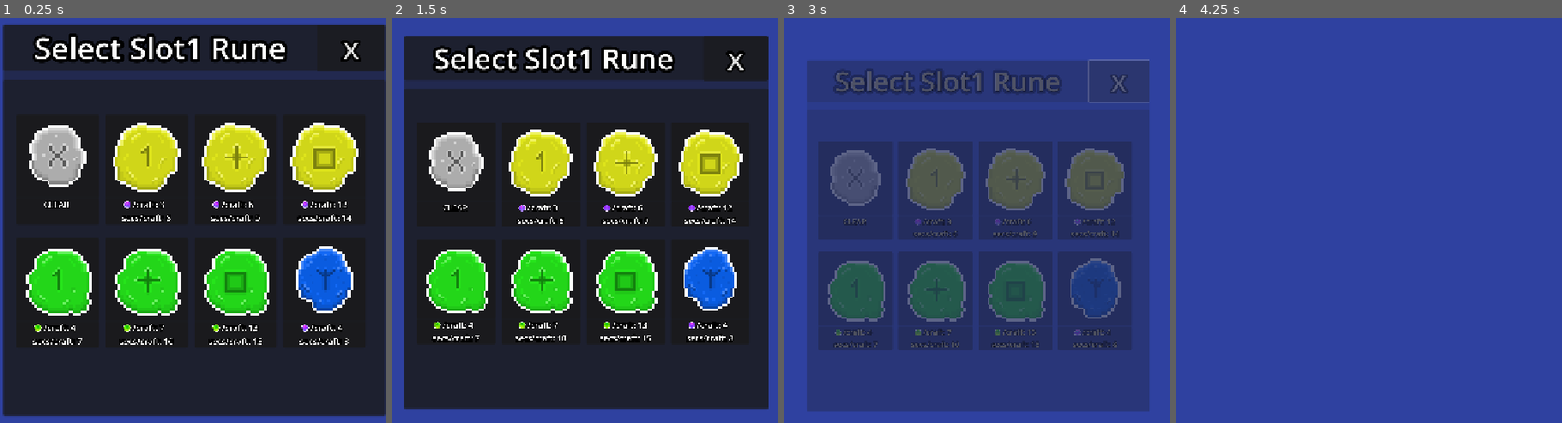
Above: before the commit, frames 1-4 (left to right).
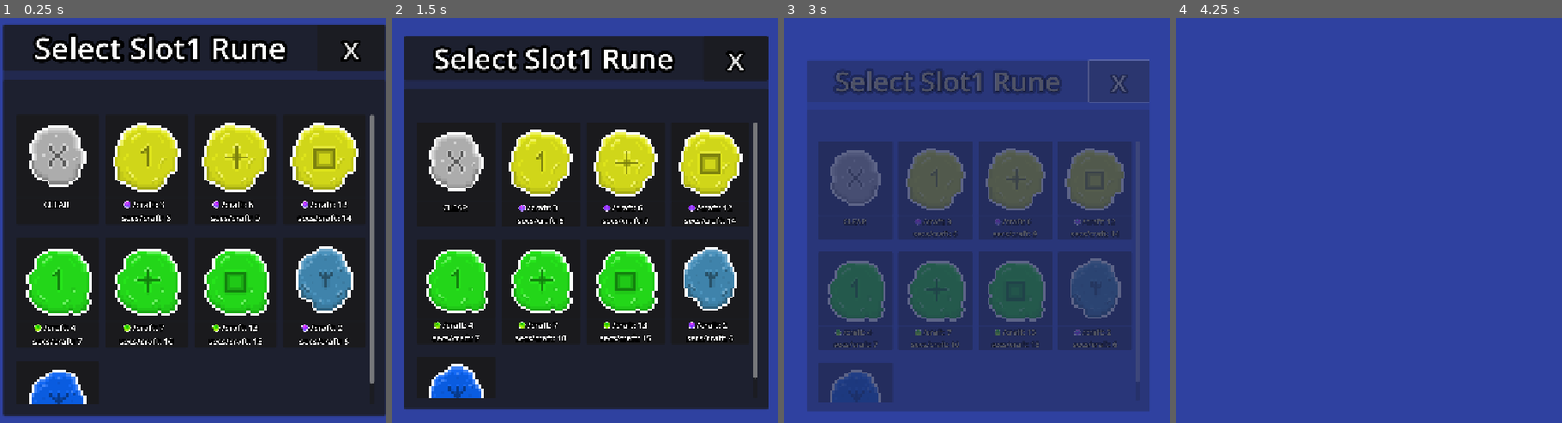
Above: after the commit, the same moments.

Repository: Nano95/project_RUNES
Game: Godot game, scene res://Scenes/OfflineRuneSelectionPanel.tscn
Two runs of this game, one before a commit and one after it. Both use one fixed random seed, a clock stepped at 60 frames per second and the inputs below. This scene is started directly instead of the project's main scene.
Inputs (mouse positions are in pixels of both pictures, inside the frame that each line leads up to):
- Up to frame 1 (0.25 s): no input
- Up to frame 2 (1.5 s): click (453, 175) at 0.52 s; click (453, 175) at 1.27 s
- Up to frame 3 (3 s): click (845, 175) at 2.02 s; click "x" at 2.75 s
- Up to frame 4 (4.25 s): tap Enter at 3.5 s

The runs differ from the first frame. In frame 1, 3.5% of the frame differs, in the area x 7-98%, y 23-96%; in frame 2, 3.1%; in frame 3, 1.2%; in frame 4, nothing differs.
Error in both runs: Invalid access to property or key 'game_data' on a base object of type 'Nil'. (res://Scripts/OfflineRunesSelectionPanel.gd:32)

Commit message:
Poison added and new healing rune

Diff:
--- a/Scenes/RuneAnimation.tscn
+++ b/Scenes/RuneAnimation.tscn
@@ -1,82 +1,65 @@
-[gd_scene load_steps=37 format=3 uid="uid://d2g2e823fkk04"]
+[gd_scene load_steps=32 format=3 uid="uid://d2g2e823fkk04"]
 
 [ext_resource type="Script" uid="uid://bo0ds2kjs8dux" path="res://Scripts/RuneAnimation.gd" id="1_h5b0l"]
 [ext_resource type="Texture2D" uid="uid://64bw7b0rb4xm" path="res://Sprites/animations/EXPLOSION_2_SS.png" id="2_8ilhm"]
-[ext_resource type="Texture2D" uid="uid://b8e3hk7sktu0b" path="res://Sprites/animations/magic_explosion.png" id="2_68aoj"]
-[ext_resource type="Texture2D" uid="uid://cfvd668rxbe48" path="res://Sprites/animations/magic_explosion_2.png" id="3_68aoj"]
+[ext_resource type="Texture2D" uid="uid://bg31s6oacmyfs" path="res://Sprites/animations/earth_explosion.png" id="3_68aoj"]
 [ext_resource type="Texture2D" uid="uid://bwkrimx3od3f5" path="res://Sprites/animations/magic_explosion3.png" id="4_uk4y1"]
 
+[sub_resource type="AtlasTexture" id="AtlasTexture_vi048"]
+atlas = ExtResource("4_uk4y1")
+region = Rect2(0, 0, 40, 40)
+
+[sub_resource type="AtlasTexture" id="AtlasTexture_00px0"]
+atlas = ExtResource("4_uk4y1")
+region = Rect2(0, 40, 40, 40)
+
+[sub_resource type="AtlasTexture" id="AtlasTexture_fvwnu"]
+atlas = ExtResource("4_uk4y1")
+region = Rect2(0, 80, 40, 40)
+
+[sub_resource type="AtlasTexture" id="AtlasTexture_yd2un"]
+atlas = ExtResource("4_uk4y1")
+region = Rect2(0, 120, 40, 40)
+
+[sub_resource type="AtlasTexture" id="AtlasTexture_1dxer"]
+atlas = ExtResource("4_uk4y1")
+region = Rect2(0, 160, 40, 40)
+
+[sub_resource type="AtlasTexture" id="AtlasTexture_po3jr"]
+atlas = ExtResource("4_uk4y1")
+region = Rect2(0, 200, 40, 40)
+
+[sub_resource type="AtlasTexture" id="AtlasTexture_rt2j4"]
+atlas = ExtResource("4_uk4y1")
+region = Rect2(0, 240, 40, 40)
+
 [sub_resource type="AtlasTexture" id="AtlasTexture_bvj6b"]
-atlas = ExtResource("2_68aoj")
-region = Rect2(0, 0, 40, 40)
+atlas = ExtResource("3_68aoj")
+region = Rect2(0, 0, 32, 32)
 
 [sub_resource type="AtlasTexture" id="AtlasTexture_p7brg"]
-atlas = ExtResource("2_68aoj")
-region = Rect2(0, 40, 40, 40)
+atlas = ExtResource("3_68aoj")
+region = Rect2(0, 32, 32, 32)
 
 [sub_resource type="AtlasTexture" id="AtlasTexture_3wy0o"]
-atlas = ExtResource("2_68aoj")
-region = Rect2(0, 80, 40, 40)
+atlas = ExtResource("3_68aoj")
+region = Rect2(0, 64, 32, 32)
 
 [sub_resource type="AtlasTexture" id="AtlasTexture_6mtyp"]
-atlas = ExtResource("2_68aoj")
-region = Rect2(0, 120, 40, 40)
+atlas = ExtResource("3_68aoj")
+region = Rect2(0, 96, 32, 32)
 
 [sub_resource type="AtlasTexture" id="AtlasTexture_tsw3d"]
-atlas = ExtResource("2_68aoj")
-region = Rect2(0, 160, 40, 40)
+atlas = ExtResource("3_68aoj")
+region = Rect2(0, 128, 32, 32)
 
 [sub_resource type="AtlasTexture" id="AtlasTexture_6dexv"]
 atlas = ExtResource("3_68aoj")
-region = Rect2(0, 0, 40, 40)
+region = Rect2(0, 160, 32, 32)
 
 [sub_resource type="AtlasTexture" id="AtlasTexture_q8iva"]
 atlas = ExtResource("3_68aoj")
-region = Rect2(0, 40, 40, 40)
-
-[sub_resource type="AtlasTexture" id="AtlasTexture_vcmdh"]
-atlas = ExtResource("3_68aoj")
-region = Rect2(0, 80, 40, 40)
-
-[sub_resource type="AtlasTexture" id="AtlasTexture_gr8h7"]
-atlas = ExtResource("3_68aoj")
-region = Rect2(0, 120, 40, 40)
-
-[sub_resource type="AtlasTexture" id="AtlasTexture_cbor1"]
-atlas = ExtResource("3_68aoj")
-region = Rect2(0, 160, 40, 40)
-
-[sub_resource type="AtlasTexture" id="AtlasTexture_iro5q"]
-atlas = ExtResource("3_68aoj")
-region = Rect2(0, 200, 40, 40)
-
-[sub_resource type="AtlasTexture" id="AtlasTexture_vi048"]
-atlas = ExtResource("4_uk4y1")
-region = Rect2(0, 0, 40, 40)
-
-[sub_resource type="AtlasTexture" id="AtlasTexture_00px0"]
-atlas = ExtResource("4_uk4y1")
-region = Rect2(0, 40, 40, 40)
-
-[sub_resource type="AtlasTexture" id="AtlasTexture_fvwnu"]
-atlas = ExtResource("4_uk4y1")
-region = Rect2(0, 80, 40, 40)
-
-[sub_resource type="AtlasTexture" id="AtlasTexture_yd2un"]
-atlas = ExtResource("4_uk4y1")
-region = Rect2(0, 120, 40, 40)
-
-[sub_resource type="AtlasTexture" id="AtlasTexture_1dxer"]
-atlas = ExtResource("4_uk4y1")
-region = Rect2(0, 160, 40, 40)
-
-[sub_resource type="AtlasTexture" id="AtlasTexture_po3jr"]
-atlas = ExtResource("4_uk4y1")
-region = Rect2(0, 200, 40, 40)
-
-[sub_resource type="AtlasTexture" id="AtlasTexture_rt2j4"]
-atlas = ExtResource("4_uk4y1")
-region = Rect2(0, 240, 40, 40)
+region = Rect2(0, 192, 32, 32)
 
 [sub_resource type="AtlasTexture" id="AtlasTexture_68aoj"]
 atlas = ExtResource("2_8ilhm")
@@ -130,49 +113,6 @@
 animations = [{
 "frames": [{
 "duration": 1.0,
-"texture": SubResource("AtlasTexture_bvj6b")
-}, {
-"duration": 1.0,
-"texture": SubResource("AtlasTexture_p7brg")
-}, {
-"duration": 1.0,
-"texture": SubResource("AtlasTexture_3wy0o")
-}, {
-"duration": 1.0,
-"texture": SubResource("AtlasTexture_6mtyp")
-}, {
-"duration": 1.0,
-"texture": SubResource("AtlasTexture_tsw3d")
-}],
-"loop": false,
-"name": &"magical",
-"speed": 12.0
-}, {
-"frames": [{
-"duration": 1.0,
-"texture": SubResource("AtlasTexture_6dexv")
-}, {
-"duration": 1.0,
-"texture": SubResource("AtlasTexture_q8iva")
-}, {
-"duration": 1.0,
-"texture": SubResource("AtlasTexture_vcmdh")
-}, {
-"duration": 1.0,
-"texture": SubResource("AtlasTexture_gr8h7")
-}, {
-"duration": 1.0,
-"texture": SubResource("AtlasTexture_cbor1")
-}, {
-"duration": 1.0,
-"texture": SubResource("AtlasTexture_iro5q")
-}],
-"loop": false,
-"name": &"magical2",
-"speed": 11.0
-}, {
-"frames": [{
-"duration": 1.0,
 "texture": SubResource("AtlasTexture_vi048")
 }, {
 "duration": 1.0,
@@ -194,8 +134,34 @@
 "texture": SubResource("AtlasTexture_rt2j4")
 }],
 "loop": false,
-"name": &"magical3",
+"name": &"arcane",
 "speed": 16.0
+}, {
+"frames": [{
+"duration": 1.0,
+"texture": SubResource("AtlasTexture_bvj6b")
+}, {
+"duration": 1.0,
+"texture": SubResource("AtlasTexture_p7brg")
+}, {
+"duration": 1.0,
+"texture": SubResource("AtlasTexture_3wy0o")
+}, {
+"duration": 1.0,
+"texture": SubResource("AtlasTexture_6mtyp")
+}, {
+"duration": 1.0,
+"texture": SubResource("AtlasTexture_tsw3d")
+}, {
+"duration": 1.0,
+"texture": SubResource("AtlasTexture_6dexv")
+}, {
+"duration": 1.0,
+"texture": SubResource("AtlasTexture_q8iva")
+}],
+"loop": false,
+"name": &"earth",
+"speed": 14.0
 }, {
 "frames": [{
 "duration": 1.0,
@@ -245,5 +211,6 @@
 [node name="AnimatedSprite2D" type="AnimatedSprite2D" parent="."]
 scale = Vector2(4, 4)
 sprite_frames = SubResource("SpriteFrames_bvj6b")
-animation = &"magical3"
+animation = &"earth"
+frame = 6
 frame_progress = 1.0
--- a/Scripts/DamageLabel.gd
+++ b/Scripts/DamageLabel.gd
@@ -1,6 +1,10 @@
 extends Control
 
-func show_label(amount: float) -> void:
+func show_label(amount: float, hex_color: String = "ff6969") -> void:
+
+	# Convert hex → Color
+	var color = Color("#" + hex_color)
+	$Label.self_modulate = color
 	z_index = 10
 	$Label.text = str("-", int(amount))
 
--- a/Scripts/GameController.gd
+++ b/Scripts/GameController.gd
@@ -177,7 +177,7 @@
 		main.game_data.total_run_monster_kills[monster.base.name] += 1
 	else:
 		main.game_data.total_run_monster_kills[monster.base.name] = 1
-
+	emit_signal("gained_exp", monster.base.exp_reward)
 	monsters.erase(monster)
 
 	# Remove from grid
@@ -186,7 +186,8 @@
 	roll_loot(monster.base)
 
 	var game_over = check_if_all_monsters_dead(false)
-	if (game_over): return
+	if (game_over): return # would adding the win game situation here cause it to happen too many times if multiple monsters die from poison at the same time?
+
 
 	# Update UI if needed
 	#game_ui.refresh_monster_data()
@@ -225,7 +226,6 @@
 func advance_turn():
 	if !game_is_active: return
 	prune_dead_monsters()
-	if check_if_all_monsters_dead(true): return
 	runes_used += 1
 		# Data
 	main.game_data.runes_used += 1
@@ -256,12 +256,20 @@
 
 	# 5. Apply elite attacks that fire this turn
 	for monster in monsters:
+		# 5A. Status effects tick here
+		monster.process_status_effect()
+		# If poison killed the monster, skip its attack
+		if (monster.current_hp <= 0): continue
 		if monster.is_elite_or_boss():
 			if monster.individual_turns_left <= 0:
 				take_damage(monster.current_power)
 				monster.individual_turns_left = monster.base.attack_speed
 
 		monster.update_individual_atk_label()
+	# Check victory after poison ticks from process_status_effect
+	prune_dead_monsters()
+	if check_if_all_monsters_dead(true):
+		return
 
 	# 6. Recalculate preview AFTER attacks resolve (optional but clean)
 	next_attack = calculate_next_incoming_attack()
@@ -406,7 +414,6 @@
 	if (!game_is_active): return
 	if (!main.game_data.rune_inv.get(selected_rune.name)): return
 	if (!focus_check(selected_rune)): return # This check must go after checking for inventory! Otherwise focus is subtracted when we dont have enough
-	print("main.game_data.rune_inv.get(selected_rune.name) ", main.game_data.rune_inv.get(selected_rune.name))
 	# Here is now where we have to subtract and make checks for focus used
 	match selected_rune.pattern:
 		"strike":
@@ -426,7 +433,7 @@
 	if (!main.game_data.rune_inv.get(pressed_rune.name)): return
 	if (!focus_check(pressed_rune)): return
 
-	_apply_instant_rune("great_heal")
+	_apply_instant_rune(pressed_rune.pattern)
 	var new_qty = main.game_data.remove_rune_from_inv(pressed_rune, 1)
 	game_ui.update_rune_qty(pressed_rune.name, new_qty)
 	advance_turn()
@@ -434,37 +441,42 @@
 #func _apply_instant_rune(rune: RuneData):
 func _apply_instant_rune(type: String):
 	match type:
+		"light_heal":
+			heal(10)
 		"great_heal":
-			heal(100)
-		#"skip_turn":
-			#skip_monster_turns(1)
+			heal(25)
 		#"reduce_timers":
 			#reduce_all_monster_timers(1)
 
-func damage_cell(r: int, c: int) -> int:
-	var xp_gained := 0
-	if !(my_grid.is_valid(r, c)): return 0
+func damage_cell(r: int, c: int) -> void:
+	if !(my_grid.is_valid(r, c)): return
 
 	spawn_rune_explosion(r, c)
 	var monster = my_grid.cells[r][c]
 	if (is_instance_valid(monster)):
 		var mult:float = get_element_multiplier(selected_rune.rune_type, monster)
+		# Earth runes deal slightly less direct damage
+		if selected_rune.rune_type == "earth":
+			mult *= 0.75
+
 		var dmg:int = int(current_power * mult)
+		# Apply poison if rune is poison
+		if selected_rune.rune_type == "earth":
+			var poison_dmg = int(current_power * 0.15)
+			monster.apply_poison(poison_dmg, 4)
 		var died = monster.take_damage(dmg)
 		if (died):
-			xp_gained += monster.base.exp_reward
 			monster_died(monster)
 
-	return xp_gained
 
 func spawn_rune_explosion(row: int, col: int):
 	var rune = rune_animation.instantiate()
+	rune.setup(selected_rune.rune_type)
 	rune.position = my_grid.grid_to_world(row, col)
 	my_grid.add_to_rune_container(rune)
 
 func damage_single(r, c) -> void:
-	var gained = damage_cell(r, c)
-	if (gained > 0): emit_signal("gained_exp", gained)
+	damage_cell(r, c)
 
 func damage_plus(row, col) -> void:
 	var plus_offsets = [
@@ -474,21 +486,15 @@
 		Vector2i(0, -1),  # left
 		Vector2i(0, 1)    # right
 	]
-	var gained = 0
 	for offset in plus_offsets:
 		var r = row + offset.x
 		var c = col + offset.y
-		gained += damage_cell(r, c)
-
-	if (gained > 0): emit_signal("gained_exp", gained)
+		damage_cell(r, c)
 
 func damage_3x3(r, c) -> void:
-	var gained = 0
 	for dr in range(-1, 2):
 		for dc in range(-1, 2):
-			gained += damage_cell(r+dr, c+dc)
-
-	if (gained > 0): emit_signal("gained_exp", gained)
+			damage_cell(r+dr, c+dc)
 
 func get_element_multiplier(rune_element: String, monster) -> float:
 	if rune_element in monster.base.immunities:
--- a/Scripts/Grid.gd
+++ b/Scripts/Grid.gd
@@ -43,7 +43,8 @@
 	if (not is_valid(row, col)): return
 	if cells[row][col] != null: return # cell occupied
 
-	var monster = game_controller.monster_instance.instantiate()
+	var monster = game_controller.monster_instance.instantiate() as MonsterInstance
+	monster.died.connect(game_controller.monster_died.bind(monster))
 	monster.setup(base, self)
 
 	# mutation
--- a/Scripts/Resources/MonsterInstance.gd
+++ b/Scripts/Resources/MonsterInstance.gd
@@ -12,6 +12,17 @@
 var is_elite:bool = false
 var is_boss:bool = false
 var my_grid:MyGrid
+var status_effects = {
+	#"poison": {
+		#"damage_per_tick": 0,
+		#"turns_remaining": 0
+	#}
+}
+var POISON:String = "poison"
+var dmg_color:Dictionary = {
+	"arcane": "ff6969",
+	"poison": "bbff69"
+}
 
 signal died
 func _ready() -> void:
@@ -42,16 +53,17 @@
 func update_individual_atk_label() -> void:
 	$atk.text = str(individual_turns_left)
 
-func take_damage(dmg:int=1) -> bool:
-	spawn_damage_label(dmg)
+func take_damage(dmg:int=1, dmg_color_type:String="arcane") -> bool:
+	spawn_damage_label(dmg, dmg_color_type)
 	current_hp -= dmg
 	hp_label.text = str(current_hp)
 	animate_hit()
 	if (current_hp <= 0):
-		emit_signal("died", self)
+		emit_signal("died")
 		spawn_xp_label()
 		queue_free() # will be enhanced later
 		return true
+
 
 	return false
 
@@ -62,14 +74,32 @@
 	label.global_position = %AnimatedSprite2D.global_position + Vector2(-5, 50)
 	label.show_label(base.exp_reward)
 
-func spawn_damage_label(amount: float) -> void:
+func spawn_damage_label(amount: float, dmg_color_type:String="arcane") -> void:
 	var label = damage_label.instantiate()
 	my_grid.spawn_to_fx_container(label)
 
 	# Position relative to the wall sprite
 	label.global_position = %AnimatedSprite2D.global_position  + Vector2(-35, -50)
 
-	label.show_label(amount)
+	label.show_label(amount, dmg_color[dmg_color_type])
+
+func apply_poison(dmg:int, turns:int) -> void:
+	if (status_effects.has(POISON)):
+		status_effects[POISON]["damage_per_tick"] += dmg
+		status_effects[POISON]["turns_remaining"] += turns
+	else:
+		status_effects[POISON] = {"damage_per_tick": dmg, "turns_remaining": turns }
+
+	#add_status_icon(POISON) # optional # it should be a Vcontainer
+
+func process_status_effect() -> void:
+	if (status_effects.has(POISON)):
+		if (status_effects[POISON]["turns_remaining"] > 0):
+			take_damage(status_effects[POISON]["damage_per_tick"], POISON)
+			status_effects[POISON]["turns_remaining"] -= 1
+			if (status_effects[POISON]["turns_remaining"] <= 0):
+				status_effects.erase(POISON)
+				#remove_status_icon(POISON)
 
 func animate_hit() -> void:
 	# ANIMATE SIZE
--- /dev/null
+++ b/Scripts/Resources/Runes/LightHealingRune.tres
@@ -0,0 +1,17 @@
+[gd_resource type="Resource" script_class="RuneData" load_steps=3 format=3 uid="uid://m77s405srrxg"]
+
+[ext_resource type="Texture2D" uid="uid://6hqhl60k7u67" path="res://Sprites/Runes/HEALING_LIGHT_RUNE.png" id="1_3rs76"]
+[ext_resource type="Script" uid="uid://wqovi0smk0qq" path="res://Scripts/RuneData.gd" id="2_j6u6r"]
+
+[resource]
+script = ExtResource("2_j6u6r")
+name = "Light Healing"
+mini_name = "Light Heal"
+icon = ExtResource("1_3rs76")
+pattern = "light_heal"
+activation = "instant"
+power = 25
+rune_type = "life"
+buy_cost = 30
+craft_time = 6
+metadata/_custom_type_script = "uid://wqovi0smk0qq"
--- a/Scripts/RuneAnimation.gd
+++ b/Scripts/RuneAnimation.gd
@@ -1,7 +1,7 @@
 extends Node2D
 class_name RuneAnimation
 
-var anim_name:String = "magical3"
+var anim_name:String = "arcane"
 
 func _ready() -> void:
 	$AnimatedSprite2D.play(anim_name)
--- a/Scripts/RuneDatabase.gd
+++ b/Scripts/RuneDatabase.gd
@@ -15,4 +15,5 @@
 	runes["Earth Explosion"] = preload("res://Scripts/Resources/Runes/EarthExplosionRune.tres")
 
 	# Healing rune
+	runes["Light Healing"] = preload("res://Scripts/Resources/Runes/LightHealingRune.tres")
 	runes["Great Healing"] = preload("res://Scripts/Resources/Runes/GreatHealingRune.tres")
Binary file changed: Sprites/Runes/HEALING_GREAT_RUNE.png
Binary file added: Sprites/Runes/HEALING_LIGHT_RUNE.png
Binary file added: Sprites/animations/earth_explosion.png
Binary file removed: Sprites/animations/magic_explosion.png
Binary file removed: Sprites/animations/magic_explosion_2.png
